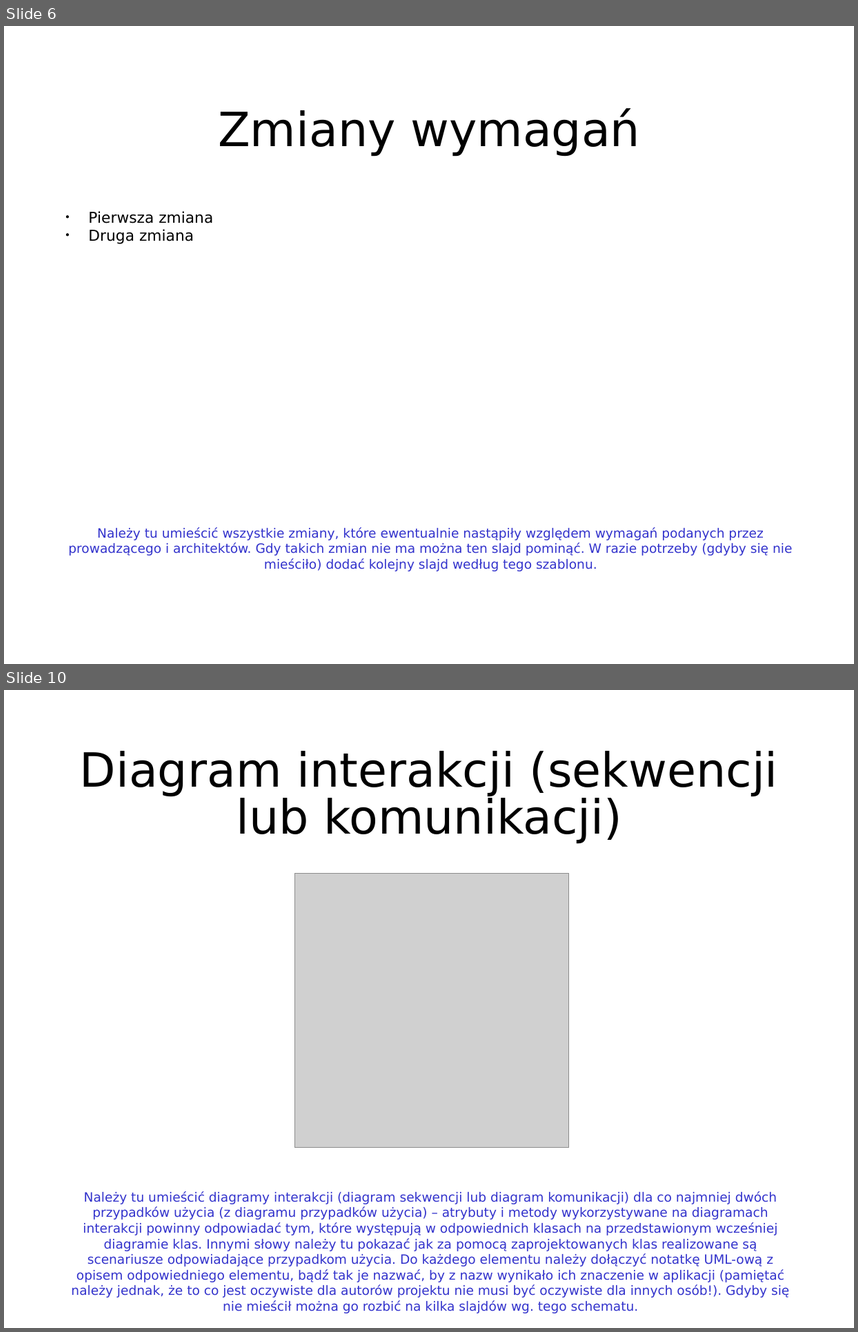
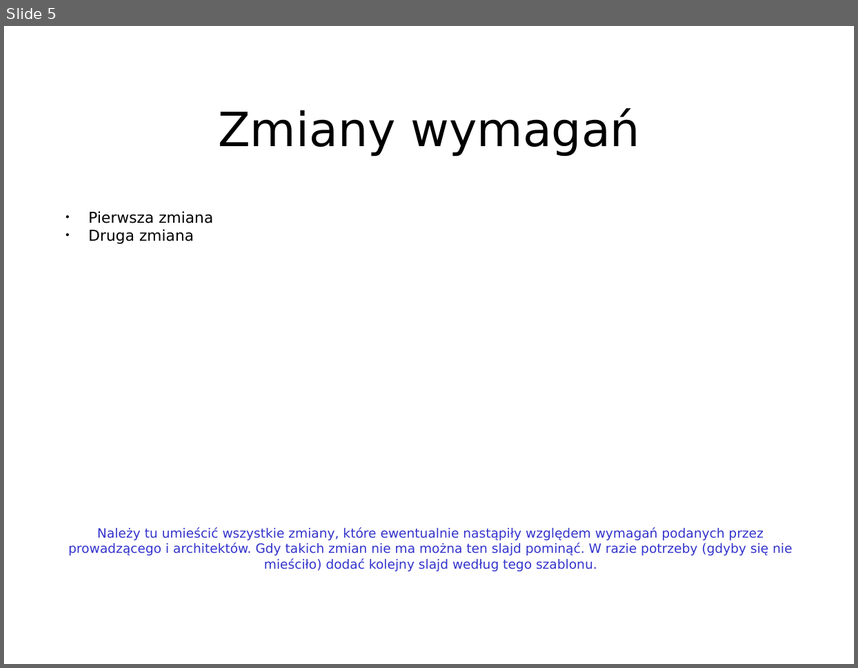
Before and after one commit to Informatyka-Stosowana-Chopy/Inzynieria-oprogramowania, a slide deck: front-end/front-end_prez.ppt. Shown one above the other, each under a label of ours: slides 6 and 10 before the commit, slide 5 after it; the slides between them are not shown. The pictures are 858x1332 and 858x668 pixels, drawn with LibreOffice and Linux fonts; fonts in the diff are those of the drawing; grey boxes stand for pictures. Boxes give left, top, right and bottom in pixels: in the first picture for what was removed or moved away, otherwise in the second. Text is boxed around its words. In the diff, an @@ line names an element or a change of style, - is before the commit and + after.

```diff
--- a/front-end/front-end_prez.ppt
+++ b/front-end/front-end_prez.ppt
@@ slide 10 removed at (4,690,854,1328), background #FFFFFF @@
@@ title removed at (80,751,778,843) @@
-Diagram interakcji (sekwencji lub komunikacji)
@@ picture removed at (294,874,569,1148) @@
@@ text removed at (71,1191,789,1297) @@
-Należy tu umieścić diagramy interakcji (diagram sekwencji lub diagram komunikacji) dla co najmniej dwóch przypadków użycia (z diagramu przypadków użycia) – atrybuty i metody wykorzystywane na diagramach interakcji powinny odpowiadać tym, które występują w odpowiednich klasach na przedstawionym wcześniej diagramie klas. Innymi słowy należy tu pokazać jak za pomocą zaprojektowanych klas realizowane są scenariusze odpowiadające przypadkom użycia. Do każdego elementu należy dołączyć notatkę UML-ową z opisem odpowiedniego elementu, bądź tak je nazwać, by z nazw wynikało ich znaczenie w aplikacji (pamiętać należy jednak, że to co jest oczywiste dla autorów projektu nie musi być oczywiste dla innych osób!). Gdyby się nie mieścił można go rozbić na kilka slajdów wg. tego schematu.
@@ what was slide 6 is now slide 5 @@
```
Also in this commit, not shown: 7 slides changed, 4 slides added, 4 other slides removed.
